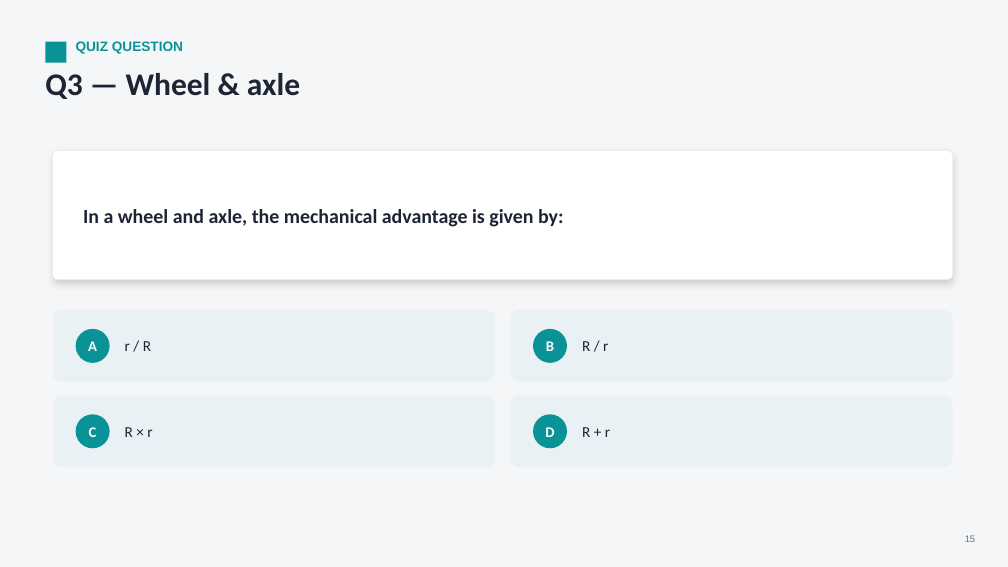
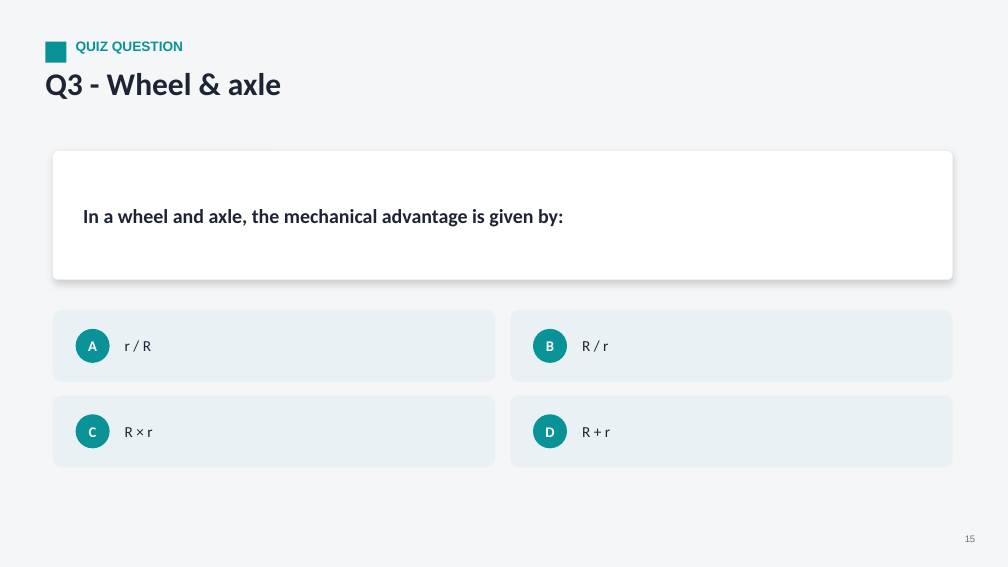
Before and after one commit to parmeshwars2911/MyFirstAR, a slide deck: slide 15 of ppt/Grade06/G06_S31_Simple_Machines_2.pptx. Drawn at 1008x567 pixels with LibreOffice and Linux fonts; fonts in the diff are those of the drawing. Boxes give left, top, right and bottom in pixels: in the first picture for what was removed or moved away, otherwise in the second. Text is boxed around its words. In the diff, an @@ line names an element or a change of style, - is before the commit and + after.

```diff
--- a/ppt/Grade06/G06_S31_Simple_Machines_2.pptx
+++ b/ppt/Grade06/G06_S31_Simple_Machines_2.pptx
@@ text at [45,73,281,99]: text changed @@
-Q3 — Wheel & axle
+Q3 - Wheel & axle
```
Also in this commit, not shown: 17 other slides changed, 11 other files.
